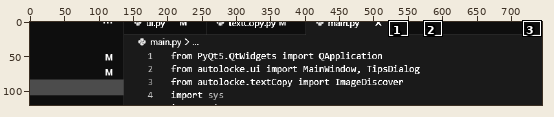
One commit to this sprite sheet: EnhanceImage.png. The picture above shows the old version from afar; the outline marks the close-up.
Close-up. The starting point:
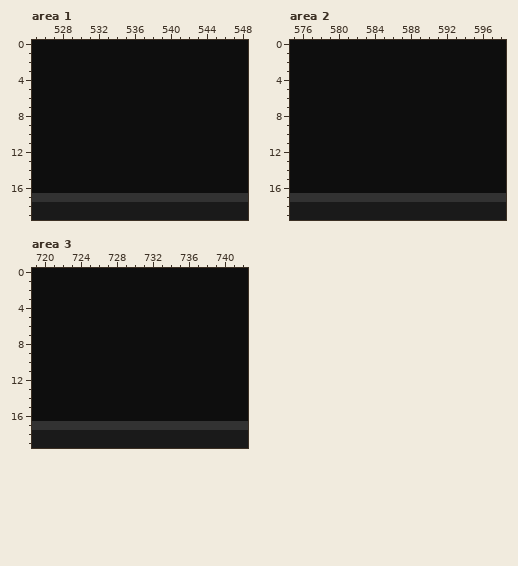
The file is 745x121 pixels. Colours within 5 levels of each other are drawn and written as one. Shown: area 1: x 525..548, y 0..19; area 2: x 575..598, y 0..19; area 3: x 719..742, y 0..19. The commit also changed other parts of the picture, which this record leaves out.
New version:
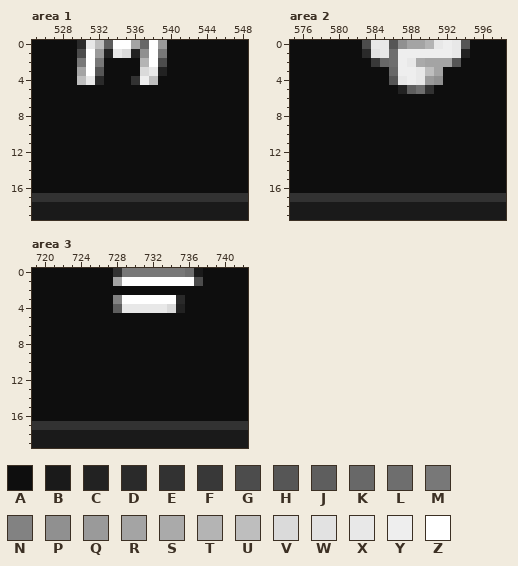
Palette (. is transparent): A #0e0e0e  B #1a1a1a  C #222222  D #2a2a2a  E #323232  F #383838  G #4c4c4c  H #565656  J #5e5e5e  K #686868  L #6e6e6e  M #787878  N #828282  P #909090  Q #9a9a9a  R #a4a4a4  S #aaaaaa  T #b4b4b4  U #bebebe  V #dadada  W #e2e2e2  X #e8e8e8  Y #eeeeee  Z #ffffff
Change:
{"where": "area 1"}
{"y":0,"x":530,"old":"AAAAAAAAAA","new":"DXUJZZRKZQ"}
{"y":1,"x":530,"old":"AAAAAAAAAA","new":"GZQCXVCPZM"}
{"y":2,"x":530,"old":"AAA","new":"MZM"}
{"y":2,"x":537,"old":"AAA","new":"TZG"}
{"y":3,"x":530,"old":"AAA","new":"RZH"}
{"y":3,"x":537,"old":"AAA","new":"VXC"}
{"y":4,"x":530,"old":"AAA","new":"UXD"}
{"y":4,"x":536,"old":"AAA","new":"EYU"}
{"where": "area 2"}
{"y":0,"x":583,"old":"AAAAAAAAAAAA","new":"GXXHPRRTXYXH"}
{"y":1,"x":583,"old":"AAAAAAAAAAAA","new":"DWXLYYYYYYXC"}
{"y":2,"x":584,"old":"AAAAAAAAAA","new":"FKLYXSRRRH"}
{"y":3,"x":586,"old":"AAAAAA","new":"KYYXUR"}
{"y":4,"x":586,"old":"AAAAAA","new":"HXYXQP"}
{"y":5,"x":587,"old":"AAAA","new":"CJLE"}
{"where": "area 3"}
{"y":0,"x":728,"old":"AAAAAAAAAA","new":"EMMMMMMMLB"}
{"y":1,"x":728,"old":"AAAAAAAAAA","new":"RZZZZZZZZG"}
{"y":3,"x":728,"old":"AAAAAAAA","new":"NZZZZZZD"}
{"y":4,"x":728,"old":"AAAAAAAA","new":"JXXXXXVC"}
{"label":"changed","picture_box":[77,40,167,85]}
{"label":"changed","picture_box":[362,40,470,94]}
{"label":"changed","picture_box":[113,268,203,313]}
